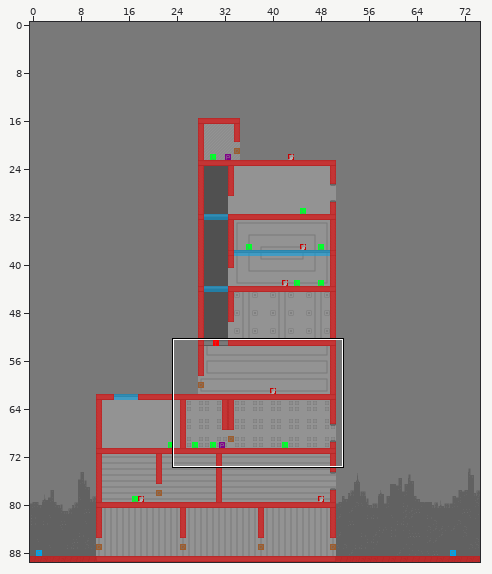
An edit to a level. Tiled map, TiledMaps/levelTwo.tmx. Above, an overview of the earlier version with the close-up marked.
Close-up. Before the edit:
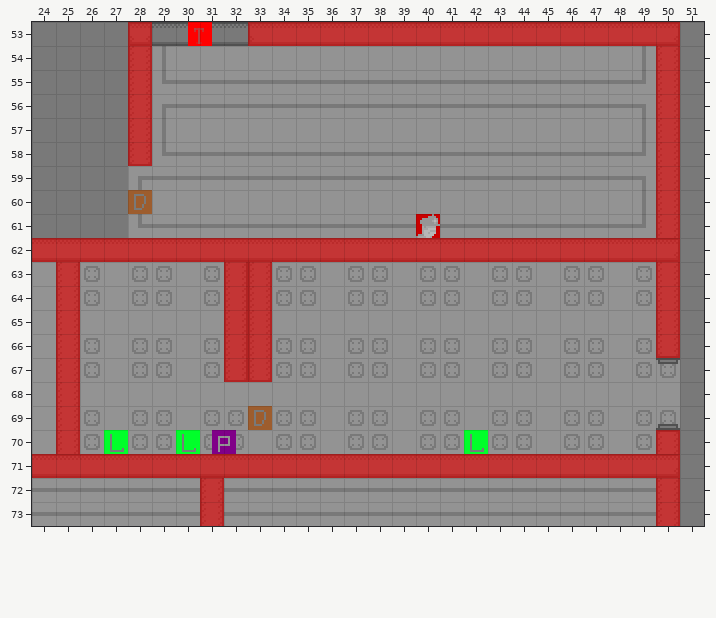
Cells are 12x12 px. Shown: x 24..51, y 53..73. The commit also changed other parts of the map, which this record leaves out.
And afterwards:
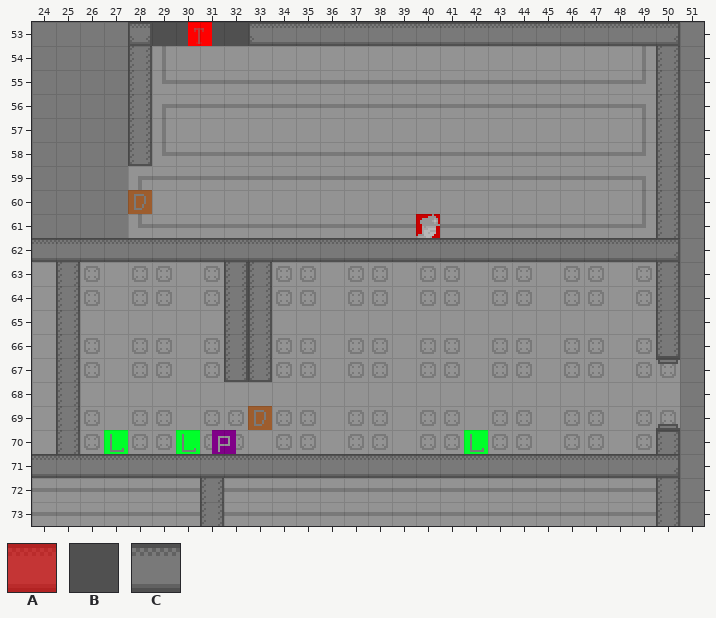
Key: from "collision": A 0; from "tilemap": B 3, C 21.
_ is an empty cell, . an unchanged one.
See-through tiles are keyed as they look on the map.
The exact change:
--- layer "Background"
@@ x 29..32 @@
-53 CCCC
+53 BBBB
--- layer "Collision" (now hidden)
@@ x 24..50 @@
-53 ....A....AAAAAAAAAAAAAAAAAA
-54 ....A.....................A
-55 ....A.....................A
-56 ....A.....................A
-57 ....A.....................A
-58 ....A.....................A
-59 ..........................A
-60 ..........................A
-61 ..........................A
-62 AAAAAAAAAAAAAAAAAAAAAAAAAAA
-63 .A......AA................A
-64 .A......AA................A
-65 .A......AA................A
-66 .A......AA................A
-67 .A......AA.................
-68 .A.........................
-69 .A.........................
-70 .A........................A
-71 AAAAAAAAAAAAAAAAAAAAAAAAAAA
-72 .......A..................A
-73 .......A..................A
+53 ...._....__________________
+54 ...._....................._
+55 ...._....................._
+56 ...._....................._
+57 ...._....................._
+58 ...._....................._
+59 .........................._
+60 .........................._
+61 .........................._
+62 ___________________________
+63 ._......__................_
+64 ._......__................_
+65 ._......__................_
+66 ._......__................_
+67 ._......__.................
+68 ._.........................
+69 ._.........................
+70 ._........................_
+71 ___________________________
+72 ......._.................._
+73 ......._.................._
Changed places in both close-ups, as pixel boxes (x1, y1, x2, y2):
changed: (32, 22, 680, 526)
